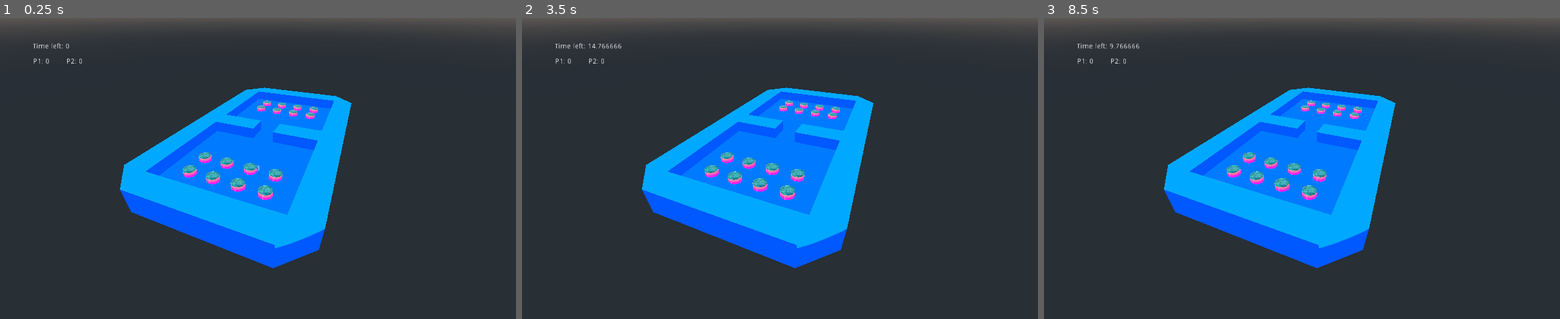
Above: before the commit, frames 1-3 (left to right).
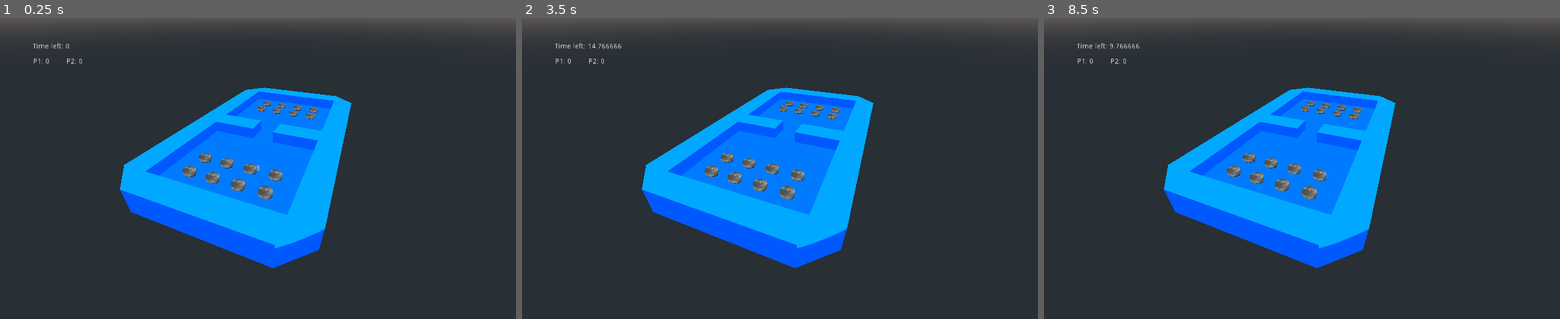
Above: after the commit, the same moments.

Repository: gamkedo-la/puck2000
Game: Godot game, scene res://scenes/GamePlay/GamePlay.tscn
Same seed, same stepped clock (60 frames per second), same inputs: the game is played once before the commit and once after it. This scene is started directly instead of the project's main scene.
Inputs (mouse positions are in pixels of both pictures, inside the frame that each line leads up to):
- Up to frame 1 (0.25 s): no input
- Up to frame 2 (3.5 s): tap Enter (ui_accept) at 0.5, 0.77, 1.25, 1.52, 2, 2.75, 3.02 s; move the mouse to (893, 153) at 0.52 s; tap Space (puck) at 0.6, 1.35, 2.3, 2.85 s; click (893, 153) at 0.67 s; move the mouse to (676, 183) at 1.27 s; click (676, 183) at 1.42 s; move the mouse to (831, 102) at 2.02 s; press the mouse at (831, 102) at 2.03 s; move the mouse to (754, 228) at 2.77 s; release the mouse at (754, 228) at 2.78 s; click (754, 228) at 2.92 s
- Up to frame 3 (8.5 s): move the mouse to (1456, 213) at 3.52 s; tap Space (puck) at 3.6, 4.55, 5.1, 5.85, 6.8, 7.35, 8.1 s; click (1456, 213) at 3.67 s; tap Enter (ui_accept) at 3.77, 4.52, 6.02, 6.77, 7.52 s; move the mouse to (1147, 123) at 4.27 s; click (1147, 123) at 4.35 s; move the mouse to (1327, 168) at 5.02 s; click (1327, 168) at 5.17 s; move the mouse to (1224, 93) at 5.77 s; click (1224, 93) at 5.92 s; move the mouse to (1415, 153) at 6.52 s; press the mouse at (1415, 153) at 6.53 s; move the mouse to (1198, 183) at 7.27 s; release the mouse at (1198, 183) at 7.28 s; click (1198, 183) at 7.42 s; move the mouse to (1353, 102) at 8.02 s; click (1353, 102) at 8.17 s

The runs differ from the first frame. In frame 1, 1.0% of the frame differs, in the area x 35-62%, y 27-61%; in frame 2, 1.0%; in frame 3, 1.0%.

Commit message:
invert mouse input direction, filter collision mask
The puck should now face away from where your mouse input is - so it's more like Angry birds sling shot type of input. Also, raycast from mouse can filter out walls (so it avoids jerky and wrong mouse raycast position). The raycast will only respond to what ever is labelled as collision_layer 1 (table) and should ignore anything under collision_layer 3 (wall).

Diff:
--- a/project.godot
+++ b/project.godot
@@ -53,6 +53,7 @@
 
 3d_physics/layer_1="table"
 3d_physics/layer_2="puck"
+3d_physics/layer_3="wall"
 
 [physics]
 
--- a/pucks/puck.gd
+++ b/pucks/puck.gd
@@ -100,14 +100,16 @@
 	# set the ray end point
 	rayEnd = rayOrigin + camera.project_ray_normal(mouse_position) * 2000
 	# get the ray hit
-	var intersection = space_state.intersect_ray(rayOrigin, rayEnd)
+	var intersection = space_state.intersect_ray(rayOrigin, rayEnd, [], 1)
+	# we want to exclude anything marked on Collision layer 3 "wall" because it messes with the mouse raycast
 	# if there is a proper ray hit get its position and rotate towards it
 
 	if isDebug:
 		DebugDraw.set_text("mouse screen pos", mouse_position)
+		DebugDraw.set_text("intersection", intersection)
 
 	if not intersection.empty():
-		var pos = intersection.position
+		var pos = Vector3(intersection.position.x, 0.0, intersection.position.z)
 		var look_here = Vector3(pos.x, translation.y, pos.z)
 
 		if isDebug:
@@ -118,7 +120,7 @@
 		# need an "offset" for when the puck rotates whilst moving
 		# lock the Angular Y axis for now for prototype
 #			targetDest = translation - look_here
-		targetDest = look_here
+		targetDest = Vector3(-look_here.x, look_here.y, -look_here.z) #unary minus operator
 #		DebugDraw.draw_line_3d(pos, rayEnd, Color(0, 1, 0))
 
 #			pointer.look_at(Vector3(targetDest.x, translation.y, targetDest.z), Vector3(0, 1, 0))
--- a/pucks/standard/PuckStd.tscn
+++ b/pucks/standard/PuckStd.tscn
@@ -16,7 +16,7 @@
 
 [node name="PuckStd" type="RigidBody" groups=["pucks"]]
 collision_layer = 2
-collision_mask = 3
+collision_mask = 7
 continuous_cd = true
 can_sleep = false
 axis_lock_linear_y = true
--- a/scenes/GamePlay/GamePlay.tscn
+++ b/scenes/GamePlay/GamePlay.tscn
@@ -2,7 +2,7 @@
 
 [ext_resource path="res://scenes/GamePlay/game_play.gd" type="Script" id=1]
 [ext_resource path="res://tables/classic/TableClassic.tscn" type="PackedScene" id=2]
-[ext_resource path="res://pucks/standard_variations/ocean/PuckStd-ocean.tscn" type="PackedScene" id=3]
+[ext_resource path="res://pucks/special/cd_player/PuckSpcl-cd_player.tscn" type="PackedScene" id=3]
 [ext_resource path="res://scenes/GamePlay/puck_manager.gd" type="Script" id=4]
 
 [node name="GamePlay" type="Spatial"]
--- a/test_scenes/puck_test/PuckTest.tscn
+++ b/test_scenes/puck_test/PuckTest.tscn
@@ -39,7 +39,7 @@
 
 [sub_resource type="SpatialMaterial" id=6]
 flags_unshaded = true
-albedo_color = Color( 0.8125, 0.731915, 0.606201, 1 )
+albedo_color = Color( 0.811765, 0.733333, 0.607843, 1 )
 
 [sub_resource type="BoxShape" id=5]
 extents = Vector3( 10, 1, 1 )
@@ -73,6 +73,7 @@
 
 [node name="Wall" type="StaticBody" parent="."]
 transform = Transform( 1, 0, 0, 0, 1, 0, 0, 0, 1, 0, -1, -5 )
+collision_layer = 4
 
 [node name="MeshInstance" type="MeshInstance" parent="Wall"]
 transform = Transform( 1, 0, 0, 0, 1, 0, 0, 0, 1, 0, 1, 0 )
@@ -85,6 +86,7 @@
 
 [node name="Wall2" type="StaticBody" parent="."]
 transform = Transform( -4.37114e-08, 0, -1, 0, 1, 0, 1, 0, -4.37114e-08, 3, -1, 6 )
+collision_layer = 4
 
 [node name="MeshInstance" type="MeshInstance" parent="Wall2"]
 transform = Transform( 1, 0, 0, 0, 1, 0, 0, 0, 1, 0, 1, 0 )
@@ -97,6 +99,7 @@
 
 [node name="Wall3" type="StaticBody" parent="."]
 transform = Transform( 1, 0, 0, 0, 1, 0, 0, 0, 1, 0, -1, 5 )
+collision_layer = 4
 
 [node name="MeshInstance" type="MeshInstance" parent="Wall3"]
 transform = Transform( 1, 0, 0, 0, 1, 0, 0, 0, 1, 0, 1, -2 )
@@ -109,6 +112,7 @@
 
 [node name="Wall4" type="StaticBody" parent="."]
 transform = Transform( -4.37114e-08, 0, -1, 0, 1, 0, 1, 0, -4.37114e-08, -3, -1, 6 )
+collision_layer = 4
 
 [node name="MeshInstance" type="MeshInstance" parent="Wall4"]
 transform = Transform( 1, 0, 0, 0, 1, 0, 0, 0, 1, 0, 1, 0 )
